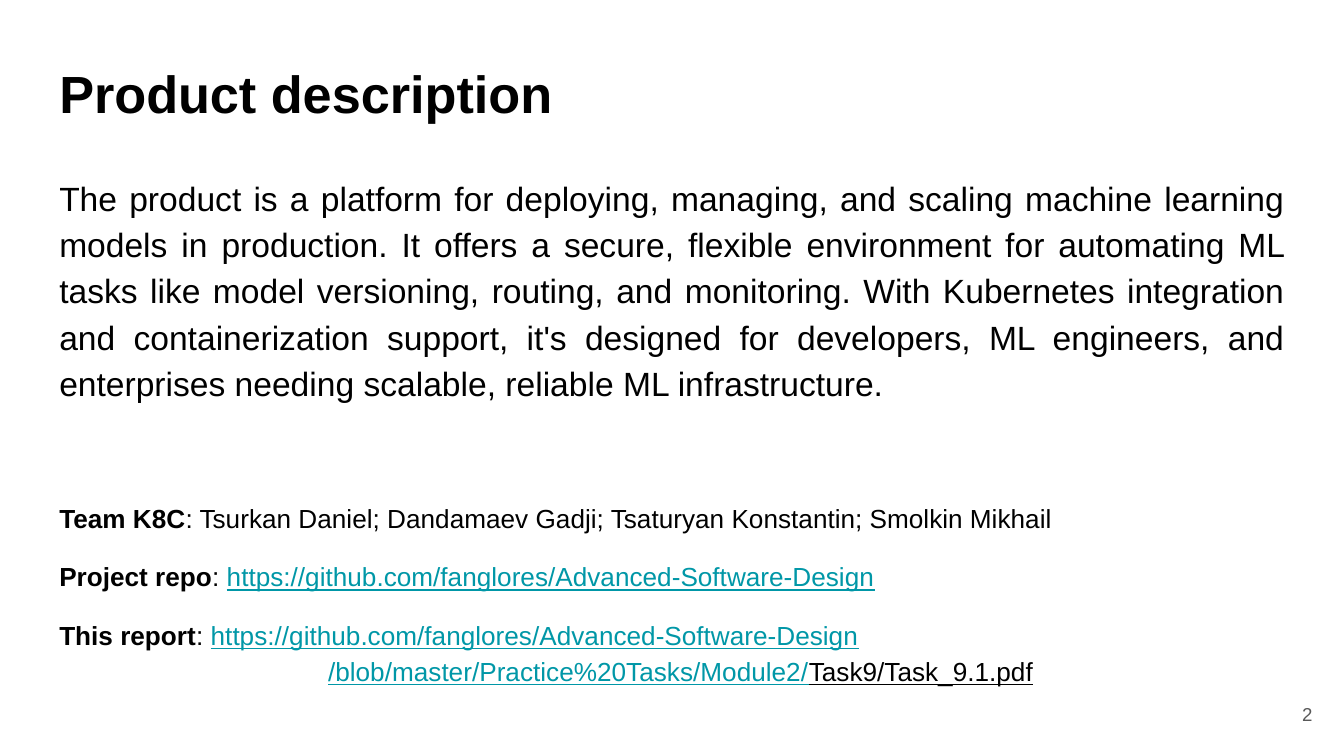
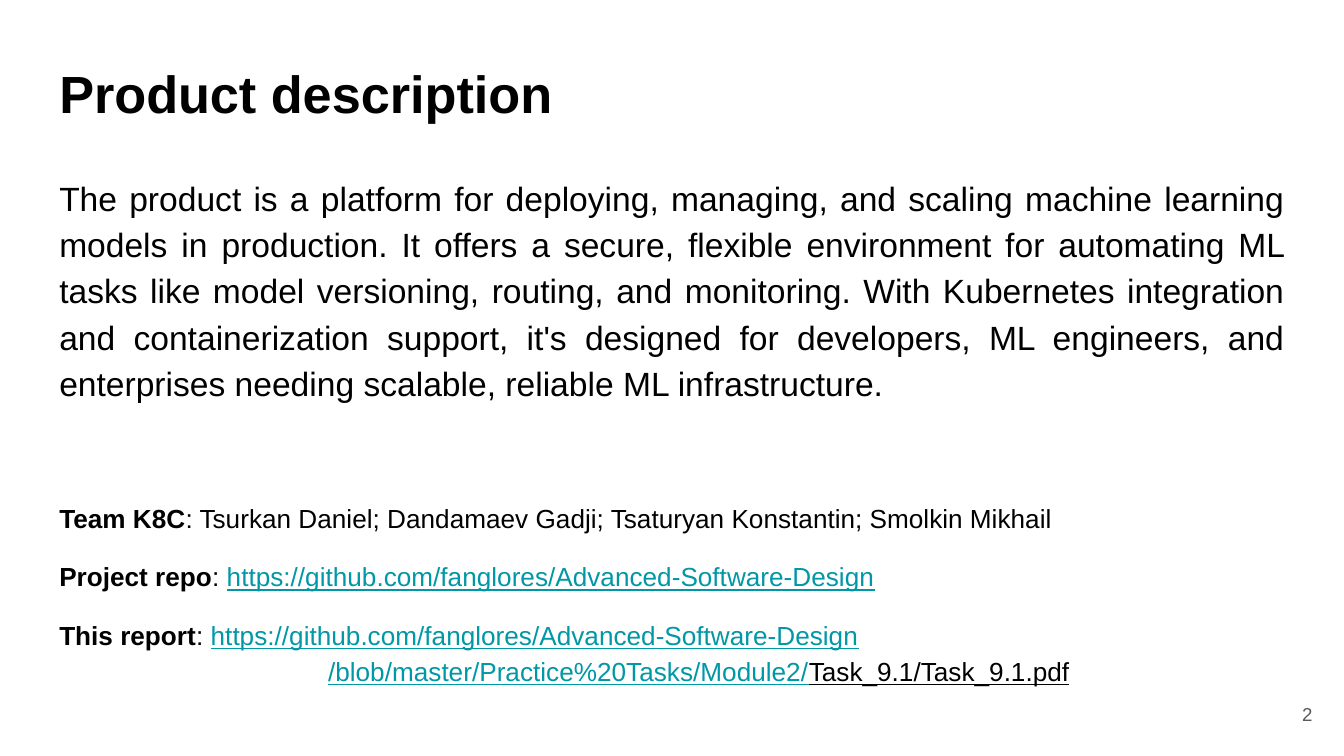
Before and after one commit to fanglores/Advanced-Software-Design, a slide deck: slide 2 of PracticeTasks/Module2/Task_9.1/Task_9.1.pptx. Drawn at 1344x756 pixels with LibreOffice and Linux fonts; fonts in the diff are those of the drawing. Boxes give left, top, right and bottom in pixels: in the first picture for what was removed or moved away, otherwise in the second. Text is boxed around its words. In the diff, an @@ line names an element or a change of style, - is before the commit and + after.

```diff
--- a/PracticeTasks/Module2/Task_9.1/Task_9.1.pptx
+++ b/PracticeTasks/Module2/Task_9.1/Task_9.1.pptx
@@ text at [59, 626, 1069, 687]: text changed @@
-This report: https://github.com/fanglores/Advanced-Software-Design
-/blob/master/Practice%20Tasks/Module2/Task9/Task_9.1.pdf
+This report: https://github.com/fanglores/Advanced-Software-Design
+/blob/master/Practice%20Tasks/Module2/Task_9.1/Task_9.1.pdf
```
Also in this commit, not shown: 4 other files.
